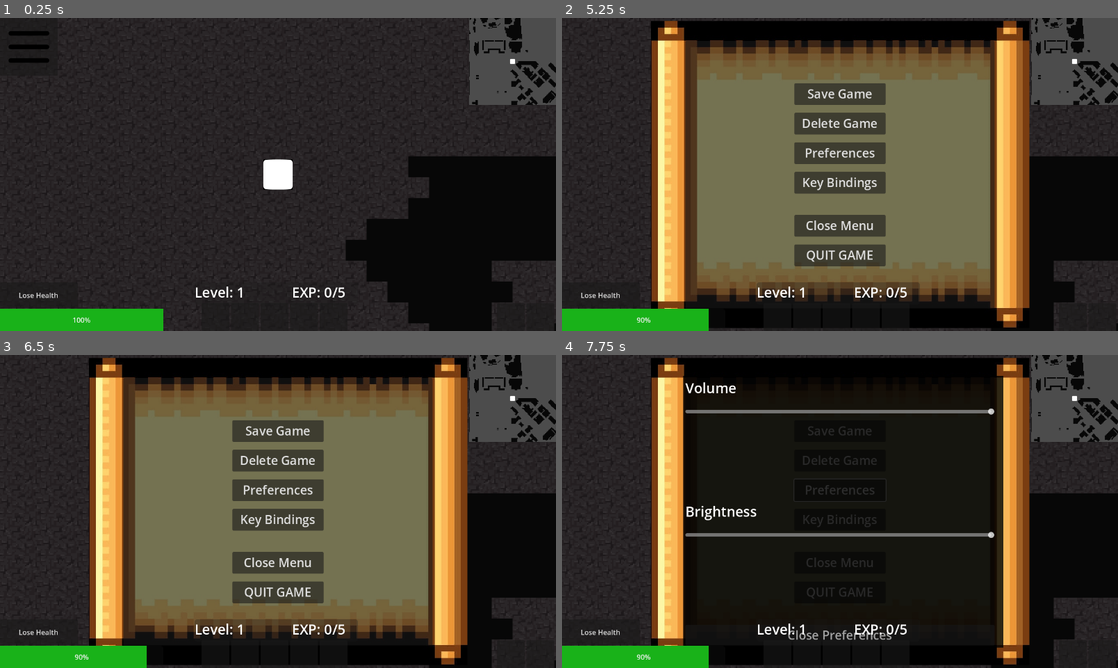
Above: before the commit, frames 1-4 (two rows, left to right).
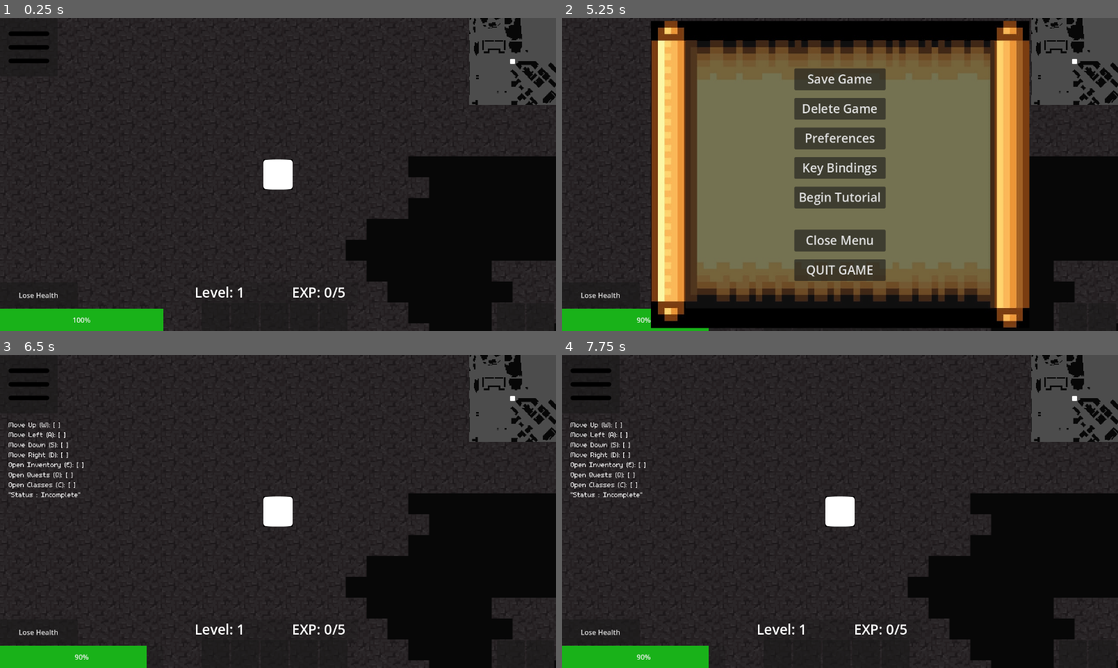
Above: after the commit, the same moments.

Repository: trex414/Profpocalypse-Purdue-Edition
Game: Godot game, scene res://test_main.tscn
Same seed, same stepped clock (60 frames per second), same inputs: the game is played once before the commit and once after it.
Inputs (mouse positions are in pixels of both pictures, inside the frame that each line leads up to):
- Up to frame 1 (0.25 s): no input
- Up to frame 2 (5.25 s): click (778, 318) at 0.52 s; click (806, 318) at 1.27 s; click (834, 318) at 2 s; click (867, 318) at 2.75 s; click (895, 318) at 3.5 s; click "Lose Health" at 4.25 s; click (589, 46) at 5 s
- Up to frame 3 (6.5 s): click (278, 533) at 5.75 s, where only the run after the commit has a clickable "Begin Tutorial"
- Up to frame 4 (7.75 s): click (840, 489) at 6.5 s, where only the run before the commit has a clickable "Preferences"; click (840, 520) at 7.25 s, where only the run before the commit has a clickable "Key Bindings"

The runs differ from the first frame. In frame 2, 8.5% of the frame differs, in the area x 16-65%, y 16-100%; in frame 3, 59%, in the area x 1-85%, y 0-100%; in frame 4, 43%.

Commit message:
added tutorial to settings menu

Diff:
--- a/Settings/scenes/control_settings.gd
+++ b/Settings/scenes/control_settings.gd
@@ -11,6 +11,7 @@
 @onready var preferences_button = $"Panel/VBoxContainer/Preferences Button"
 @onready var quit_button = $"Panel/VBoxContainer/Close Game"
 @onready var quit_confirm_dialog = $QuitConfirmation
+@onready var tutorial_button = $"Panel/VBoxContainer/Tutorial Button"
 
 var is_open = false
 var keybind_menu_open = false
@@ -27,10 +28,16 @@
 	close_keybind_button.pressed.connect(_on_CloseMenuButton_pressed)
 	preferences_button.pressed.connect(_on_preferences_button_pressed)
 	quit_button.pressed.connect(_on_quit_game)
+	tutorial_button.pressed.connect(begin_tutorial)
 	#volume_slider.value = SaveManager.volume
 	#volume_slider.connect("value_changed", _on_volume_changed)
 
 
+func begin_tutorial():
+	if Global.tutorial_screen:
+		Global.tutorial_screen.visible = true
+
+	toggle_menu()
 
 func _input(event):
 	if event is InputEventKey and event.pressed and event.keycode == KEY_ESCAPE:
--- a/Settings/scenes/setting_menu.tscn
+++ b/Settings/scenes/setting_menu.tscn
@@ -87,6 +87,12 @@
 theme_override_font_sizes/font_size = 28
 text = "Key Bindings"
 
+[node name="Tutorial Button" type="Button" parent="Panel/VBoxContainer"]
+custom_minimum_size = Vector2(210, 50)
+layout_mode = 2
+theme_override_font_sizes/font_size = 28
+text = "Begin Tutorial"
+
 [node name="Label" type="Label" parent="Panel/VBoxContainer"]
 layout_mode = 2
 
--- /dev/null
+++ b/control___tutorial.gd
@@ -0,0 +1,58 @@
+extends Control
+
+var keys_pressed = {
+	"move_up": false,
+	"move_left": false,
+	"move_down": false,
+	"move_right": false,
+	"inventory_key": false,
+	"QuestMenu": false,
+	"courses_information": false,
+}
+
+
+@onready var labels = $Panel/VBoxContainer.get_children()
+
+func _ready():
+	update_labels()
+
+func _input(event):
+	if event.is_action_pressed("move_up"):
+		keys_pressed["move_up"] = true
+	elif event.is_action_pressed("move_left"):
+		keys_pressed["move_left"] = true
+	elif event.is_action_pressed("move_down"):
+		keys_pressed["move_down"] = true
+	elif event.is_action_pressed("move_right"):
+		keys_pressed["move_right"] = true
+	elif event.is_action_pressed("inventory_key"):
+		keys_pressed["inventory_key"] = true
+	elif event.is_action_pressed("QuestMenu"):
+		keys_pressed["QuestMenu"] = true
+	elif event.is_action_pressed("courses_information"):
+		keys_pressed["courses_information"] = true
+
+	update_labels()
+
+	if all_keys_completed():
+		labels[-1].text = "Status: ✅ Tutorial Completed!"
+
+func update_labels():
+	labels[0].text = "Move Up (W): " + ("[✔]" if keys_pressed["move_up"] else "[ ]")
+	labels[1].text = "Move Left (A): " + ("[✔]" if keys_pressed["move_left"] else "[ ]")
+	labels[2].text = "Move Down (S): " + ("[✔]" if keys_pressed["move_down"] else "[ ]")
+	labels[3].text = "Move Right (D): " + ("[✔]" if keys_pressed["move_right"] else "[ ]")
+	labels[4].text = "Open Inventory (E): " + ("[✔]" if keys_pressed["inventory_key"] else "[ ]")
+	labels[5].text = "Open Quests (Q): " + ("[✔]" if keys_pressed["QuestMenu"] else "[ ]")
+	labels[6].text = "Open Classes (C): " + ("[✔]" if keys_pressed["courses_information"] else "[ ]")
+
+func all_keys_completed() -> bool:
+	for key in keys_pressed.values():
+		if not key:
+			return false
+	return true
+
+func _process(delta):
+		if all_keys_completed() and visible:
+			await get_tree().create_timer(2.0).timeout
+			Global.tutorial_screen.visible = false
--- /dev/null
+++ b/global.gd
@@ -0,0 +1,3 @@
+extends Node
+
+var tutorial_screen = null
--- a/project.godot
+++ b/project.godot
@@ -21,6 +21,7 @@
 PlayerData="*res://scripts/PlayerData.gd"
 SaveManager="*res://scripts/SaveManager.gd"
 QuestManager="*res://Quest/script/QuestManager.gd"
+Global="*res://global.gd"
 
 [filesystem]
 
--- a/test_main.gd
+++ b/test_main.gd
@@ -6,7 +6,10 @@
 var QuestMenuScene = null
 var majorInformation = null
 
+
 func _ready():
+
+	Global.tutorial_screen = $"Tutorial UI"
 
 
 	Input.set_mouse_mode(Input.MOUSE_MODE_VISIBLE)
--- a/test_main.tscn
+++ b/test_main.tscn
@@ -1,18 +1,82 @@
-[gd_scene load_steps=5 format=3 uid="uid://d0mcfe40m7h7i"]
+[gd_scene load_steps=6 format=3 uid="uid://d0mcfe40m7h7i"]
 
 [ext_resource type="Script" path="res://test_main.gd" id="1_nsodu"]
 [ext_resource type="PackedScene" uid="uid://ca3fmoi36r3x6" path="res://Settings/scenes/setting_menu.tscn" id="2_2ypww"]
+[ext_resource type="Script" path="res://control___tutorial.gd" id="5_iq883"]
 [ext_resource type="Texture2D" uid="uid://4ou77xvelse5" path="res://Settings/assets/menu-bars.svg" id="5_l84qr"]
 [ext_resource type="Script" path="res://scripts/menu_button.gd" id="6_75fvt"]
 
 [node name="TestMain" type="Node2D"]
 script = ExtResource("1_nsodu")
 
+[node name="Tutorial UI" type="CanvasLayer" parent="."]
+visible = false
+
+[node name="Control - Tutorial" type="Control" parent="Tutorial UI"]
+layout_mode = 3
+anchors_preset = 0
+offset_left = 20.0
+offset_top = 150.0
+offset_right = 20.0
+offset_bottom = 150.0
+script = ExtResource("5_iq883")
+
+[node name="Panel" type="Panel" parent="Tutorial UI/Control - Tutorial"]
+layout_mode = 0
+offset_right = 40.0
+offset_bottom = 40.0
+
+[node name="VBoxContainer" type="VBoxContainer" parent="Tutorial UI/Control - Tutorial/Panel"]
+layout_mode = 0
+offset_right = 198.0
+offset_bottom = 212.0
+
+[node name="Label" type="Label" parent="Tutorial UI/Control - Tutorial/Panel/VBoxContainer"]
+layout_mode = 2
+theme_override_font_sizes/font_size = 24
+text = "\"Move Up (W): [ ]\""
+
+[node name="Label2" type="Label" parent="Tutorial UI/Control - Tutorial/Panel/VBoxContainer"]
+layout_mode = 2
+theme_override_font_sizes/font_size = 24
+text = "\"Move Left (A): [ ]\""
+
+[node name="Label3" type="Label" parent="Tutorial UI/Control - Tutorial/Panel/VBoxContainer"]
+layout_mode = 2
+theme_override_font_sizes/font_size = 24
+text = "\"Move Down (S): [ ]\""
+
+[node name="Label4" type="Label" parent="Tutorial UI/Control - Tutorial/Panel/VBoxContainer"]
+layout_mode = 2
+theme_override_font_sizes/font_size = 24
+text = "\"Move Right (D): [ ]\""
+
+[node name="Label5" type="Label" parent="Tutorial UI/Control - Tutorial/Panel/VBoxContainer"]
+layout_mode = 2
+theme_override_font_sizes/font_size = 24
+text = "\"Open Inventory (E): [ ]\""
+
+[node name="Label6" type="Label" parent="Tutorial UI/Control - Tutorial/Panel/VBoxContainer"]
+layout_mode = 2
+theme_override_font_sizes/font_size = 24
+text = "\"Open Quests (Q): [ ]\""
+
+[node name="Label7" type="Label" parent="Tutorial UI/Control - Tutorial/Panel/VBoxContainer"]
+layout_mode = 2
+theme_override_font_sizes/font_size = 24
+text = "\"Open Classes (C): [ ]\""
+
+[node name="Label8" type="Label" parent="Tutorial UI/Control - Tutorial/Panel/VBoxContainer"]
+layout_mode = 2
+theme_override_font_sizes/font_size = 24
+text = "\"Status : Incomplete\""
+
 [node name="Menu UI" type="CanvasLayer" parent="."]
 
 [node name="Menu Button" type="Button" parent="Menu UI"]
-offset_right = 83.0
-offset_bottom = 83.0
+offset_top = 1.0
+offset_right = 133.0
+offset_bottom = 134.0
 icon = ExtResource("5_l84qr")
 script = ExtResource("6_75fvt")
 
